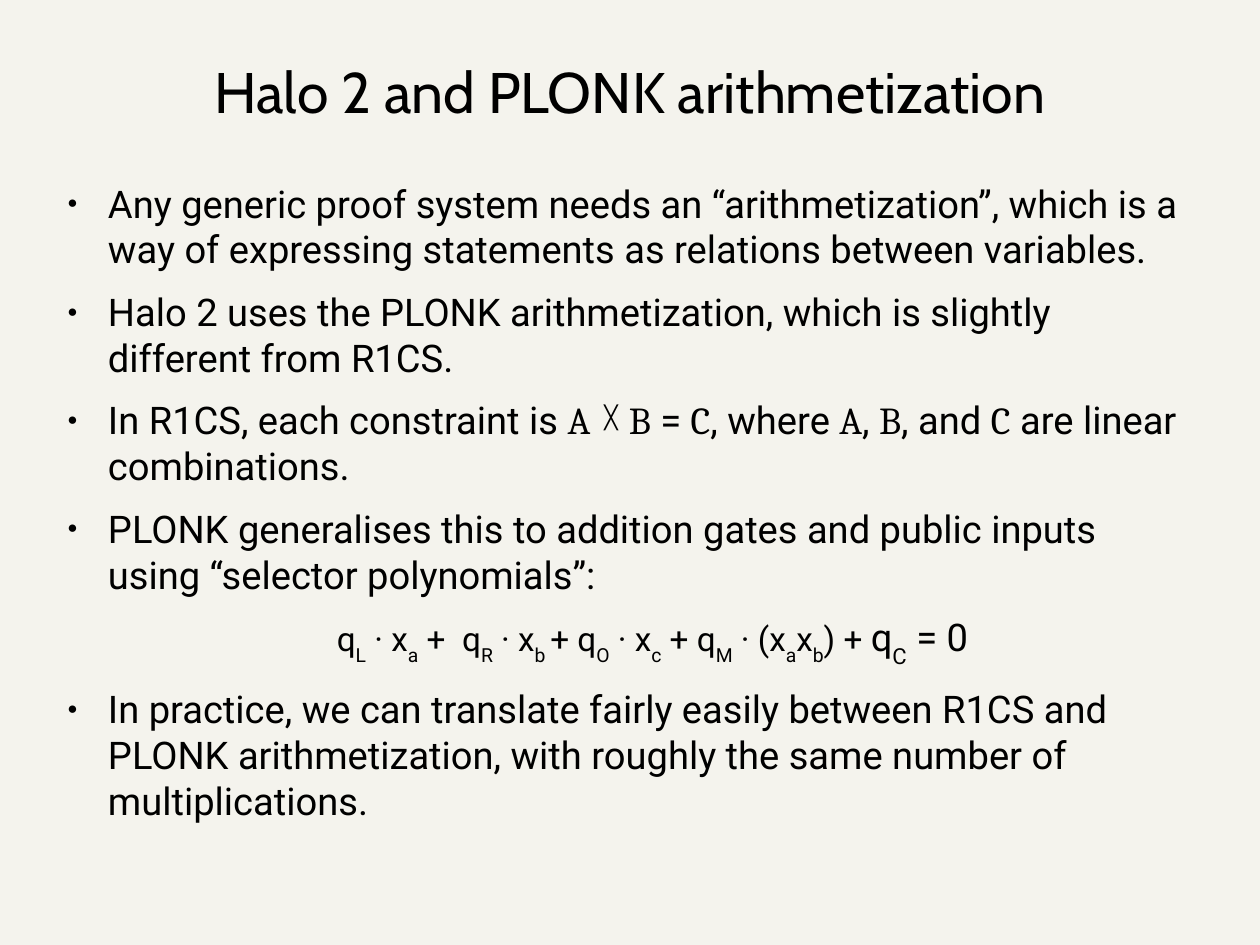
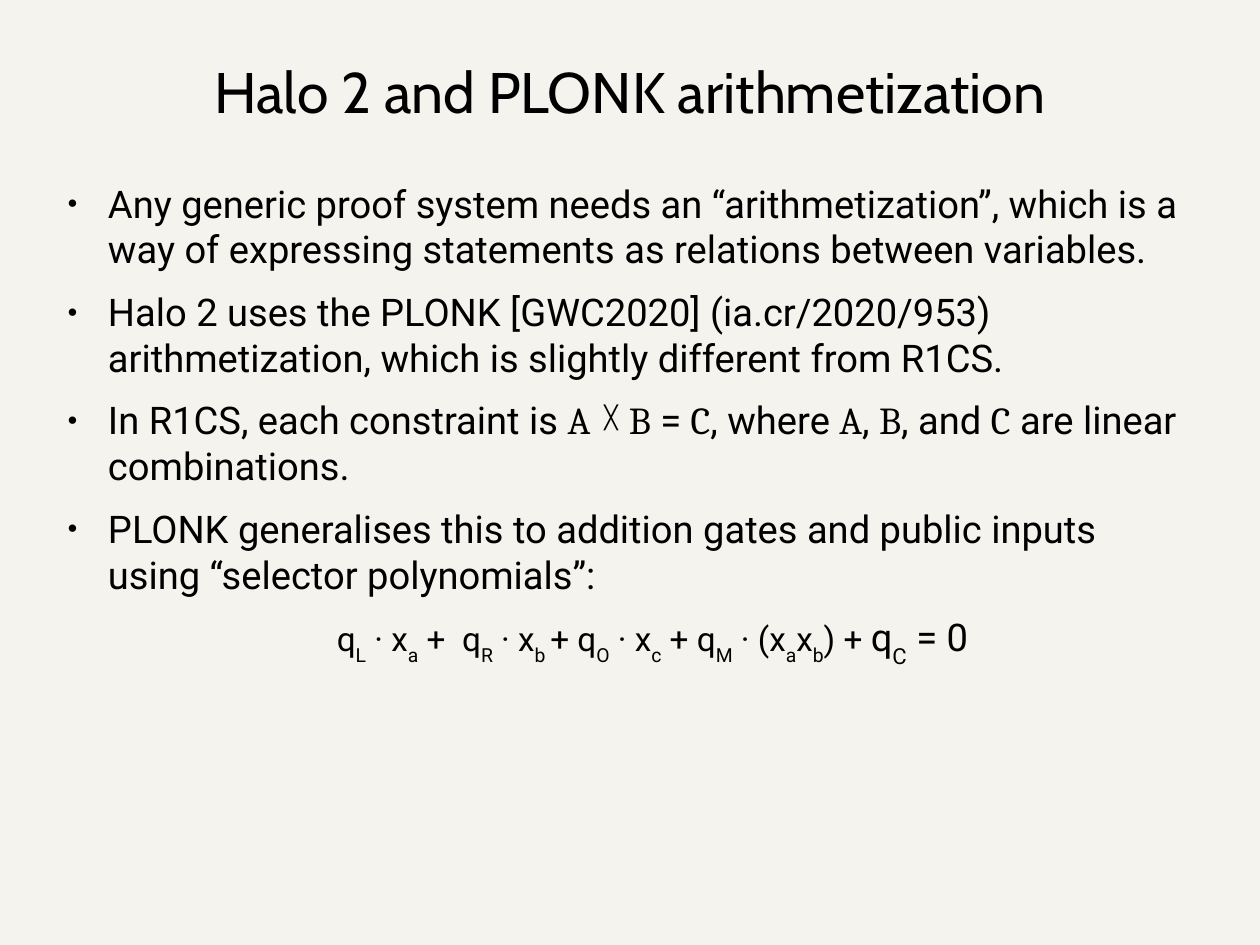
Before and after one commit to daira/halographs, a slide deck: slide 6 of deepdive.odp. Drawn at 1260x945 pixels with LibreOffice and Linux fonts; fonts in the diff are those of the drawing. Boxes give left, top, right and bottom in pixels: in the first picture for what was removed or moved away, otherwise in the second. Text is boxed around its words. In the diff, an @@ line names an element or a change of style, - is before the commit and + after.

```diff
--- a/deepdive.odp
+++ b/deepdive.odp
@@ text at box(108, 295, 1003, 380): text changed @@
-● Halo 2 uses the PLONK arithmetization, which is slightly different from R1CS.
+● Halo 2 uses the PLONK [GWC2020] (ia.cr/2020/953) arithmetization, which is slightly different from R1CS.
@@ text at box(108, 694, 1107, 823): paragraph removed @@
-● In practice, we can translate fairly easily between R1CS and PLONK arithmetization, with roughly the same number of multiplications.
```
Also in this commit, not shown: 3 other slides changed, 2 slides added, 1 other file.
